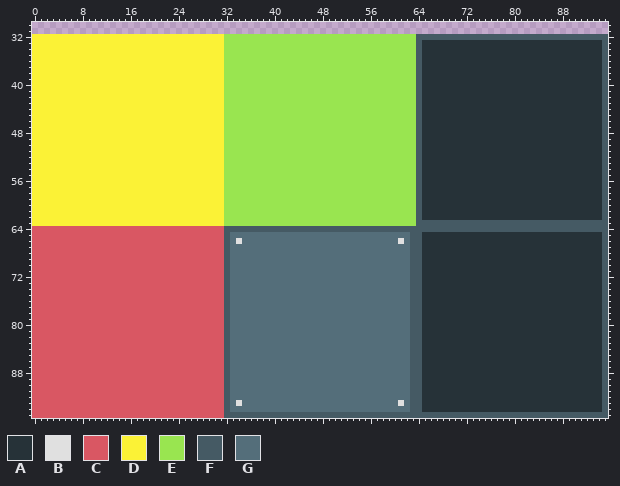
Sprite sheet -- Assets/AnimationImporter-master/tiles/Sprites/tile.png. The picture above is the old version.
The file is 96x96 pixels. Shown: x 0..95, y 30..95.
Palette (. is transparent): A #263238  B #e0e0e0  C #d95763  D #fbf236  E #99e550  F #455a64  G #546e7a
The result:
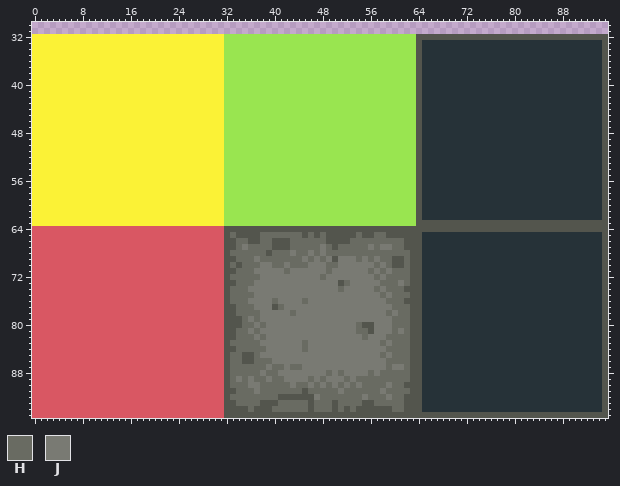
Colours new in this view: H #696b62  J #797a73
From old to new:
colour F: #455a64 -> #53554d
Changed rows in their new state; - is a pixel that keeps its letter.
first column x 33:
65 HFFFFHHHHHHHFHFHFFFFFHFFHHFFFF
66 FHHFFHHFFFHHHHHHFFFFHHHHHHHHHF
67 FHJHHHHFFFHHHHHJHFHHHHHJHJJHHF
68 HHHHHHFHHHJHHJHJHHHHHHHHHHHHHH
69 FHHHJHHHHHHHJHJHJFJJJHJHJHHFFH
70 HFHHHJJHHJHHHJJJHHJJJJJJHJHFFH
71 FHHHJJJJJHJJJJJJHJJJJJJHJHJHHH
72 HHHHHJJJJJJJJJJHJJJJJJJJHJHHHH
73 FHHHJJJJJJJJJJJJJJFHJJJJJHHHJH
74 HHHJJJJJJJJJJJJJJJHJJJJJHJHHHF
75 HHHHJJJJJJJJJJJJJJJJJJJJJHJHHH
76 HHHJJJJHJJJJHJJJJJJJJJJJJJHHHF
77 FHHHJJJFHJJJJJJJJJJJJJJJJJJHHH
78 FHHHHJJJJJHJJJJJJJJJJJJJJJHJHH
79 FFHJHJJJJJJJJJJJJJJJJJJJJJJHHH
80 FFHHJHJJJJJJJJJJJJJJJHFFJJJHHH
81 FHHJHJJJJJJJJJJJJJJJJHHFJJJHJH
82 FHHHJHJJJJJJJJJJJJJJJJHJJJHHHH
83 HHHHHJJJJJJJHJJJJJJJJJJJJHJHHH
84 FHHHHHJJJJJJHJJJJJJJJJJJJJHHHH
85 HHFFHJJJJJJJJJJJJJJJJJJJJHJHHH
86 HHFFHHHJJJJJJJJJJJJJJJJJJJHHHH
87 HHHHHHJHHJHHJJJJJJJJJJJJJJHJJH
88 HHHHHJHHJJJJJJJJHJHJJJJHJHHHHH
89 HJHJHHJHHJJJJHJHJJJHJHHHHHHHHH
90 HHHJJHHHHHJHHJHJHJHJHJHHHHJHHF
91 FHHHJHHHHHHHFHHHHHJHHHHHHJHHHH
92 HHHHHHHHFFFFFFJHHHHHHHJHHHJHHF
93 FHHHHFFFHHHHHFHHHFHHHHFFHHHHHF
94 FFFHFFFHHHHHHFHHHFHFHFFFFFFHHF
Pixel boxes of the changes (left, top, right, bottom) in both pictures:
changed: (224, 34, 608, 418)
